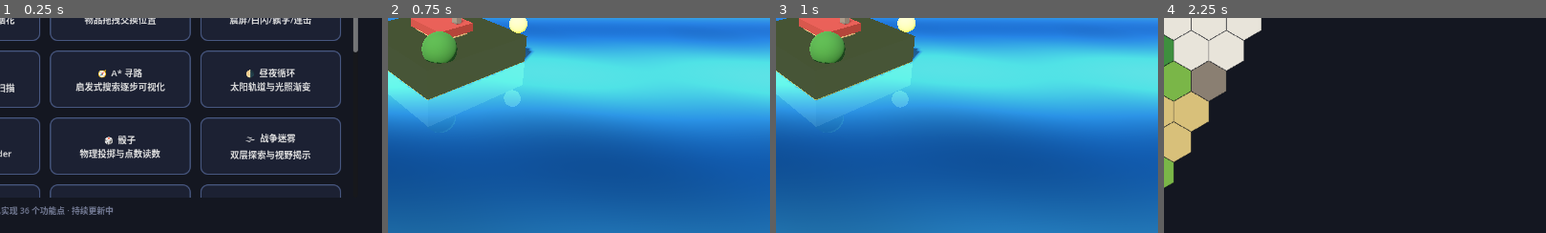
Above: before the commit, frames 1-4 (left to right).
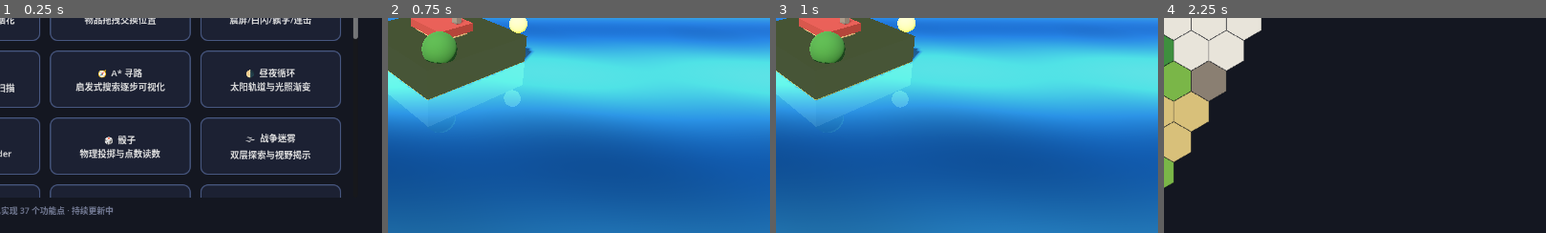
Above: after the commit, the same moments.

Repository: richardkiwilee/pyFramework
Game: Godot game, scene res://scenes/menu.tscn
The game is run twice, just before and just after one commit, with the same random seed, the same clock (stepped at 60 frames per second) and the same inputs.
Inputs:
- Up to frame 1 (0.25 s): no input
- Up to frame 2 (0.75 s): click "🌊 水面倒影 3D 波光水面与镜像倒影" at 0.5 s
- Up to frame 3 (1 s): no input
- Up to frame 4 (2.25 s): click "← 返回主菜单" at 1.25 s; click "⬡ 六边形地图 轴向六边形网格与寻路" at 2 s
The pictures show only the part of the screen within x 43-93%, y 45-95%; the shares and areas given below are measured in that part.

The runs differ from the first frame. In frame 1, 0.1% of the frame differs, in the area x 6-94%, y 8-92%; in frame 2, nothing differs; in frame 3, nothing differs; in frame 4, nothing differs.

Commit message:
ai-discover: 功能37 万花筒——扇形折叠对称图案shader(点击分瓣/滚轮缩放)
Co-Authored-By: Claude <noreply@anthropic.com>

Diff:
--- /dev/null
+++ b/ai-discover/features/kaleidoscope/kaleidoscope.gd
@@ -0,0 +1,50 @@
+extends Control
+## =============================================================================
+## 万花筒 —— 扇形折叠对称图案（2D shader）
+## =============================================================================
+## · shader 把极角按 N 重对称折叠，噪声场在折叠空间采样 → 天然万花筒；
+## · 点击：分瓣数 +2（4/6/8/10/12 循环）；滚轮：图案缩放；
+## · 图案随时间缓慢流动演化。
+## =============================================================================
+
+const KaleidoscopeShader = preload("res://features/kaleidoscope/kaleidoscope.gdshader")
+
+var _sectors := 6
+var _zoom := 1.0
+var _clock_start: float = 0.0
+
+@onready var rect: ColorRect = $EffectRect
+@onready var info_label: Label = $CanvasLayer/InfoLabel
+
+
+func _ready() -> void:
+	_clock_start = Time.get_ticks_msec() / 1000.0
+	_push()
+
+
+func _process(_delta: float) -> void:
+	rect.material.set_shader_parameter("u_time", Time.get_ticks_msec() / 1000.0 - _clock_start)
+
+
+func _push() -> void:
+	var mat: ShaderMaterial = rect.material
+	mat.set_shader_parameter("sectors", _sectors)
+	mat.set_shader_parameter("zoom", _zoom)
+	mat.set_shader_parameter("view_size", Vector2(1280, 720))
+	info_label.text = "🔮 分瓣：%d · 缩放：%.1f" % [_sectors, _zoom]
+
+
+func _unhandled_input(event: InputEvent) -> void:
+	if event is InputEventMouseButton and event.pressed:
+		if event.button_index == MOUSE_BUTTON_LEFT:
+			_sectors = 4 if _sectors >= 12 else _sectors + 2
+			_push()
+			get_viewport().set_input_as_handled()
+		elif event.button_index == MOUSE_BUTTON_WHEEL_UP:
+			_zoom = clampf(_zoom * 1.15, 0.4, 3.0)
+			_push()
+			get_viewport().set_input_as_handled()
+		elif event.button_index == MOUSE_BUTTON_WHEEL_DOWN:
+			_zoom = clampf(_zoom / 1.15, 0.4, 3.0)
+			_push()
+			get_viewport().set_input_as_handled()
--- /dev/null
+++ b/ai-discover/features/kaleidoscope/kaleidoscope.gdshader
@@ -0,0 +1,69 @@
+shader_type canvas_item;
+// =============================================================================
+// 万花筒 shader —— 扇形折叠 + 极坐标噪声场
+// 经典对称图案算法：把极角 mod(TAU/N) 后取绝对值（三角折叠），
+// 图案自动获得 N 重旋转对称；噪声场随时间演化、半径调制色相。
+// =============================================================================
+
+uniform int sectors = 6;
+uniform float u_time = 0.0;
+uniform float zoom = 1.0;
+uniform vec2 view_size = vec2(1280.0, 720.0);
+
+float hash21(vec2 p) {
+	p = fract(p * vec2(234.34, 435.345));
+	p += dot(p, p + 34.23);
+	return fract(p.x * p.y);
+}
+
+float vnoise(vec2 p) {
+	vec2 i = floor(p);
+	vec2 f = fract(p);
+	f = f * f * (3.0 - 2.0 * f);
+	float a = hash21(i);
+	float b = hash21(i + vec2(1.0, 0.0));
+	float c = hash21(i + vec2(0.0, 1.0));
+	float d = hash21(i + vec2(1.0, 1.0));
+	return mix(mix(a, b, f.x), mix(c, d, f.x), f.y);
+}
+
+float fbm(vec2 p) {
+	float v = 0.0;
+	float a = 0.5;
+	for (int i = 0; i < 5; i++) {
+		v += a * vnoise(p);
+		p = p * 2.03 + vec2(17.7, 9.3);
+		a *= 0.5;
+	}
+	return v;
+}
+
+vec3 hsv2rgb(float h, float s, float v) {
+	vec3 c = vec3(h * 6.0, 1.0, 1.0);
+	vec3 rgb = clamp(abs(mod(c.xxx + vec3(0.0, 4.0, 2.0), 6.0) - 3.0) - 1.0, 0.0, 1.0);
+	return v * mix(vec3(1.0), rgb, s);
+}
+
+void fragment() {
+	vec2 p = SCREEN_UV * view_size - view_size * 0.5;
+	float r = length(p) * zoom / 260.0;
+	float a = atan(p.y, p.x);
+	// 扇形折叠（万花筒核心）
+	float k = 6.28318 / float(sectors);
+	float a2 = mod(a, k);
+	a2 = abs(a2 - k * 0.5);
+
+	vec2 q = vec2(cos(a2) * r, sin(a2) * r);
+	float n = fbm(q * 1.8 + vec2(u_time * 0.35, u_time * 0.22));
+	float n2 = fbm(q * 3.2 - u_time * 0.25);
+
+	float hue = fract(n * 0.7 + n2 * 0.3 + u_time * 0.05);
+	float val = 0.15 + 0.85 * n2;
+	float edge = smoothstep(0.0, 0.06, a2);          // 折叠缝微光
+	vec3 col = hsv2rgb(hue, 0.65, val) * (0.8 + 0.5 * edge);
+	// 中心柔光
+	col += vec3(0.9, 0.95, 1.0) * smoothstep(60.0, 0.0, length(p)) * 0.4;
+	// 暗角
+	col *= 1.0 - smoothstep(300.0, 620.0, length(p));
+	COLOR = vec4(col, 1.0);
+}
--- /dev/null
+++ b/ai-discover/features/kaleidoscope/kaleidoscope.tscn
@@ -0,0 +1,47 @@
+[gd_scene load_steps=4 format=3]
+
+[ext_resource type="Script" path="res://features/kaleidoscope/kaleidoscope.gd" id="1_main"]
+[ext_resource type="Shader" path="res://features/kaleidoscope/kaleidoscope.gdshader" id="2_shader"]
+[ext_resource type="PackedScene" path="res://scenes/back_button.tscn" id="3_back"]
+
+[sub_resource type="ShaderMaterial" id="ShaderMaterial_1"]
+shader = ExtResource("2_shader")
+
+[node name="Kaleidoscope" type="Control"]
+layout_mode = 3
+anchors_preset = 15
+anchor_right = 1.0
+anchor_bottom = 1.0
+grow_horizontal = 2
+grow_vertical = 2
+script = ExtResource("1_main")
+
+[node name="EffectRect" type="ColorRect" parent="."]
+layout_mode = 1
+anchors_preset = 15
+anchor_right = 1.0
+anchor_bottom = 1.0
+grow_horizontal = 2
+grow_vertical = 2
+mouse_filter = 2
+material = SubResource("ShaderMaterial_1")
+
+[node name="BackButton" parent="." instance=ExtResource("3_back")]
+
+[node name="CanvasLayer" type="CanvasLayer" parent="."]
+
+[node name="InfoLabel" type="Label" parent="CanvasLayer"]
+offset_left = 16.0
+offset_top = 16.0
+offset_right = 400.0
+offset_bottom = 52.0
+theme_override_font_sizes/font_size = 20
+text = "🔮 分瓣：6 · 缩放：1.0"
+
+[node name="HintLabel" type="Label" parent="CanvasLayer"]
+offset_left = 16.0
+offset_top = 690.0
+offset_right = 1000.0
+offset_bottom = 716.0
+theme_override_font_sizes/font_size = 14
+text = "🔮 点击切换分瓣数(4~12) · 滚轮缩放 · 图案随时间流动演化"
--- a/ai-discover/scripts/menu.gd
+++ b/ai-discover/scripts/menu.gd
@@ -46,6 +46,7 @@
 	{"icon": "💎", "name": "三消游戏", "desc": "交换宝石三连消除连锁", "scene": "res://features/match3/match3.tscn"},
 	{"icon": "🎹", "name": "合成器键盘", "desc": "实时复音合成钢琴键盘", "scene": "res://features/synth_keyboard/synth_keyboard.tscn"},
 	{"icon": "⛓", "name": "弹簧绳索", "desc": "Verlet绳索惯性甩动", "scene": "res://features/rope/rope.tscn"},
+	{"icon": "🔮", "name": "万花筒", "desc": "扇形折叠对称图案shader", "scene": "res://features/kaleidoscope/kaleidoscope.tscn"},
 ]
 
 @onready var grid: GridContainer = $CenterBox/VBox/Scroll/Grid
